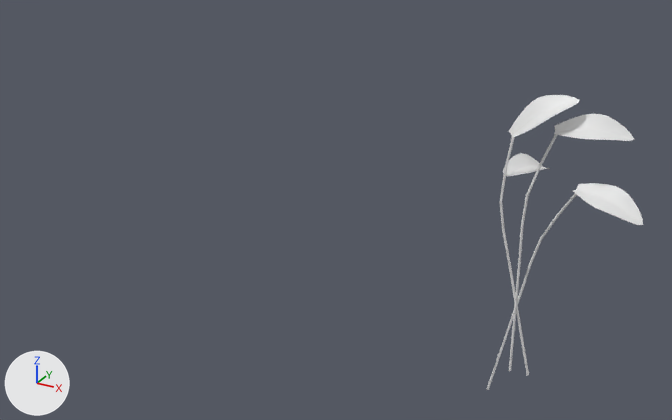
One commit to the FBX model Trine 3 Remaster/Props/TallPlant.fbx: the scene before it, then after it.
Both versions are drawn from a 50 mm lens placed at (10.57, -8.31, 5.6), pointed at (5.71, 0.52, 1.18). Arrows for +X, +Y and +Z are at lower left; the lights stay in place. Materials are left out; every surface is plain grey. Where no turn or scale is listed for an object, it has been applied to the vertices.

Script lines for the objects in view, before the commit:
```python
ob_leaf = bpy.data.objects.new('Leaf', me_mesh_001)
ob_leaf.location = (8.674, -0.003, 2.872)
ob_leaf1 = bpy.data.objects.new('Leaf1', me_mesh_006)
ob_leaf1.location = (8.053, 0.265, 2.322)
ob_leaf_001 = bpy.data.objects.new('Leaf.001', me_mesh_003)
ob_leaf_001.location = (8.887, -0.022, 2.218)
ob_leaf_002 = bpy.data.objects.new('Leaf.002', me_mesh_005)
ob_leaf_002.location = (8.15, -0.12, 2.937)
ob_stem = bpy.data.objects.new('Stem', me_mesh)
ob_stem.parent = ob_group4
ob_stem.location = (812.0, 137.8, 0.0)
ob_stem.scale = (0.0136, 1.37, 0.0136)
ob_stem_001 = bpy.data.objects.new('Stem.001', me_mesh_002)
ob_stem_001.location = (8.099, 0.243, 0.86)
ob_stem_002 = bpy.data.objects.new('Stem.002', me_mesh_004)
ob_stem_002.location = (8.011, -0.004, 1.3)
ob_tall_plant = bpy.data.objects.new('Tall_Plant', None)
ob_tall_plant.location = (0.0, 0.0, 0.0)
ob_tall_plant.rotation_euler = (1.571, 0.0, 0.0)  # degrees (90, 0, 0)
ob_tall_plant.scale = (0.01, 0.01, 0.01)
```
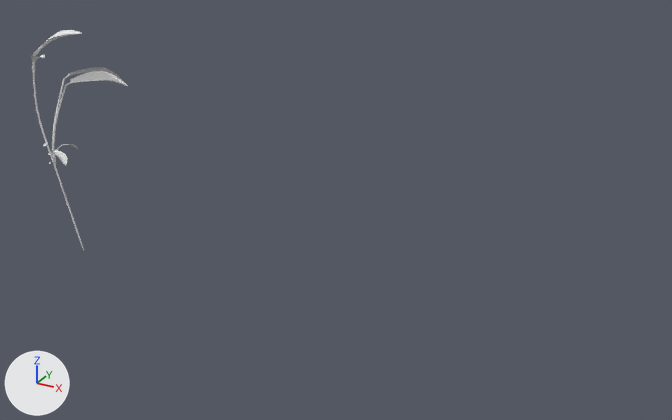
ob_tall_plant is not drawn itself; it is the parent of ob_group6, ob_group4, ob_group5.

Where the newer file only moved an object's origin or applied its transform, the numbers keep the older frame.

Diff of the bpy script that builds the scene:
```diff
--- a/Trine 3 Remaster/Props/TallPlant.fbx.py
+++ b/Trine 3 Remaster/Props/TallPlant.fbx.py
@@ me_mesh_001 @@
 me_mesh_001.from_pydata(...)  # 45 vertices, 32 faces; spans x -0.338..0.372, y -0.124..0.211, z -0.146..0.054
+# me_mesh_001 part 2: the whole mesh is multiplied about its middle by the matrix ((0.822, 0.018, -0.569), (0.127, 0.969, 0.214), (0.555, -0.248, 0.794)), then moved by (-6.767, 0.023, 0.052)
@@ me_mesh_006 @@
 me_mesh_006.from_pydata(...)  # 45 vertices, 32 faces; spans x -0.18..0.171, y -0.326..0.381, z -0.215..0.006
+# me_mesh_006 part 1: the whole mesh is multiplied about its middle by the matrix ((0.935, 0.343, -0.085), (-0.338, 0.939, 0.072), (0.104, -0.038, 0.994)), then moved by (-5.699, 0.087, 0.103)
@@ me_mesh @@
 # used by ob_stem; parent = ob_group4; location = (812.0, 137.8, 0.0); scale = (0.0136, 1.37, 0.0136)
-me_mesh.from_pydata(...)  # 32 vertices, 35 faces; spans x -122.0..1977.0, y -100.0..100.0, z -95.0..95.0
+me_mesh.from_pydata(...)  # 152 vertices, 155 faces; spans x -12.0..29.0, y -134.0..141.0, z -9.0..6.0
+# me_mesh part 3: 32 vertices removed from x -122.0..1977.0, y -100.0..100.0, z -95.0..95.0; 152 vertices added at x -12.0..29.0, y -134.0..141.0, z -9.0..6.0
+# me_mesh part 4: the surface is now shaded smooth
@@ ob_tall_plant @@
 ob_tall_plant = bpy.data.objects.new('Tall_Plant', None)
-ob_tall_plant.location = (0.0, 0.0, 0.0)
+ob_tall_plant.location = (2.049, 0.418, 1.469)
 ob_tall_plant.rotation_euler = (1.571, 0.0, 0.0)  # degrees (90, 0, 0)
@@ ob_leaf_002 @@
-ob_leaf_002 = bpy.data.objects.new('Leaf.002', me_mesh_005)
@@ ob_stem_001 @@
-ob_stem_001 = bpy.data.objects.new('Stem.001', me_mesh_002)
@@ ob_leaf_001 @@
-ob_leaf_001 = bpy.data.objects.new('Leaf.001', me_mesh_003)
@@ ob_stem @@
 ob_stem = bpy.data.objects.new('Stem', me_mesh)
-ob_stem.parent = ob_group4
-ob_stem.location = (812.0, 137.8, 0.0)
-ob_stem.scale = (0.0136, 1.37, 0.0136)
+ob_stem.parent = ob_main_stem
+ob_stem.location = (801.1, 130.0, 0.391)
@@ ob_stem_002 @@
-ob_stem_002 = bpy.data.objects.new('Stem.002', me_mesh_004)
@@ ob_main_stem @@
+ob_main_stem = bpy.data.objects.new('Main_Stem', None)
+ob_main_stem.parent = ob_tall_plant
+ob_main_stem.location = (-833.4, -146.9, 41.85)
@@ ob_stem1_003 @@
+ob_stem1_003 = bpy.data.objects.new('Stem1.003', me_mesh_016)  # 61 vertices, 60 faces; spans x -0.071..0.079, y -0.072..0.067, z -0.111..0.075
+ob_stem1_003.location = (1.685, 0.072, 1.266)
@@ ob_stem1_002 @@
+ob_stem1_002 = bpy.data.objects.new('Stem1.002', me_mesh_011)  # 61 vertices, 60 faces; spans x -0.042..0.036, y -0.075..0.077, z -0.125..0.087
+ob_stem1_002.location = (1.772, 0.065, 1.352)
@@ ob_stem1 @@
+ob_stem1 = bpy.data.objects.new('Stem1', me_mesh_007)  # 41 vertices, 40 faces; spans x -0.073..0.072, y -0.045..0.044, z -0.125..0.116
+ob_stem1.location = (1.715, -0.086, 2.529)
@@ ob_stem1_001 @@
+ob_stem1_001 = bpy.data.objects.new('Stem1.001', me_mesh_009)  # 61 vertices, 60 faces; spans x -0.073..0.075, y -0.039..0.044, z -0.125..0.087
+ob_stem1_001.location = (1.809, -0.037, 1.352)
@@ ob_leaf2 @@
+ob_leaf2 = bpy.data.objects.new('Leaf2', me_mesh_006_1)  # 45 vertices, 32 faces; spans x -0.015..0.273, y -0.113..0.033, z 0.0..0.116
+ob_leaf2.location = (1.765, -0.122, 2.617)
@@ ob_leaf2_003 @@
+ob_leaf2_003 = bpy.data.objects.new('Leaf2.003', me_mesh_015)  # 45 vertices, 32 faces; spans x -0.1068..0.0037, y -0.0104..0.1057, z -0.1009..0.0104
+ob_leaf2_003.location = (1.635, 0.125, 1.335)
@@ ob_stem2_001 @@
+ob_stem2_001 = bpy.data.objects.new('Stem2.001', me_mesh_004_1)  # 111 vertices, 110 faces; spans x -0.194..-0.048, y 0.066..0.647, z 0.141..1.215
+ob_stem2_001.location = (1.794, -0.076, 1.083)
@@ ob_stem2 @@
+ob_stem2 = bpy.data.objects.new('Stem2', me_mesh_002_1)  # 111 vertices, 110 faces; spans x 0.002..0.43, y 0.01..0.178, z 0.167..1.298
+ob_stem2.location = (1.732, -0.019, 1.057)
@@ ob_leaf3 @@
+ob_leaf3 = bpy.data.objects.new('Leaf3', me_mesh_012)  # 45 vertices, 32 faces; spans x -0.0071..0.0319, y -0.0807..0.0029, z -0.0002..0.035
+ob_leaf3.location = (1.776, -0.046, 1.362)
@@ ob_leaf1_001 @@
+ob_leaf1_001 = bpy.data.objects.new('Leaf1.001', me_mesh_005_1)  # 45 vertices, 32 faces; spans x -0.05..0.448, y -0.024..0.555, z -0.162..0.102
+ob_leaf1_001.location = (1.691, 0.517, 2.273)
@@ ob_leaf4 @@
+ob_leaf4 = bpy.data.objects.new('Leaf4', me_mesh_013)  # 45 vertices, 32 faces; spans x -0.0174..0.0218, y -0.0852..0.0021, z 0.0..0.021
+ob_leaf4.location = (1.746, -0.007, 1.231)
@@ ob_leaf2_001 @@
+ob_leaf2_001 = bpy.data.objects.new('Leaf2.001', me_mesh_008)  # 45 vertices, 32 faces; spans x -0.004..0.263, y -0.113..0.033, z -0.125..0.018
+ob_leaf2_001.location = (1.858, -0.069, 1.432)
@@ ob_leaf5 @@
+ob_leaf5 = bpy.data.objects.new('Leaf5', me_mesh_014)  # 45 vertices, 32 faces; spans x -0.0055..0.0366, y -0.0815..0.0031, z -0.0085..0.0156
+ob_leaf5.location = (1.688, -0.027, 1.487)
```

Boxes [x1, y1, x2, y2] around the edits, measured in the pictures (672 x 420 px):
'Leaf', reshaped (37% narrower): before [554, 114, 634, 141]; after [31, 30, 81, 58]
'Leaf.001', deleted: before [573, 183, 643, 225]
'Leaf.002', deleted: before [509, 95, 580, 139]
'Leaf1', reshaped (23% wider, 33% shorter): before [503, 153, 550, 176]; after [70, 71, 128, 86]
'Stem', reshaped, moved, rescaled (8% wider, 20% shorter): before [509, 134, 557, 371]; after [32, 62, 84, 251]
'Stem.002', deleted: before [500, 133, 529, 376]
'Stem.001', deleted: before [487, 193, 577, 390]
'Leaf1.001', added: after [68, 67, 124, 82]
'Stem2', added: after [52, 81, 76, 159]
'Stem2.001', added: after [52, 74, 71, 149]
'Leaf2.001', added: after [53, 150, 67, 165]
'Leaf2', added: after [32, 54, 45, 62]
part 3 of me_mesh, built on: before [509, 134, 557, 371]; after [32, 62, 84, 251]
